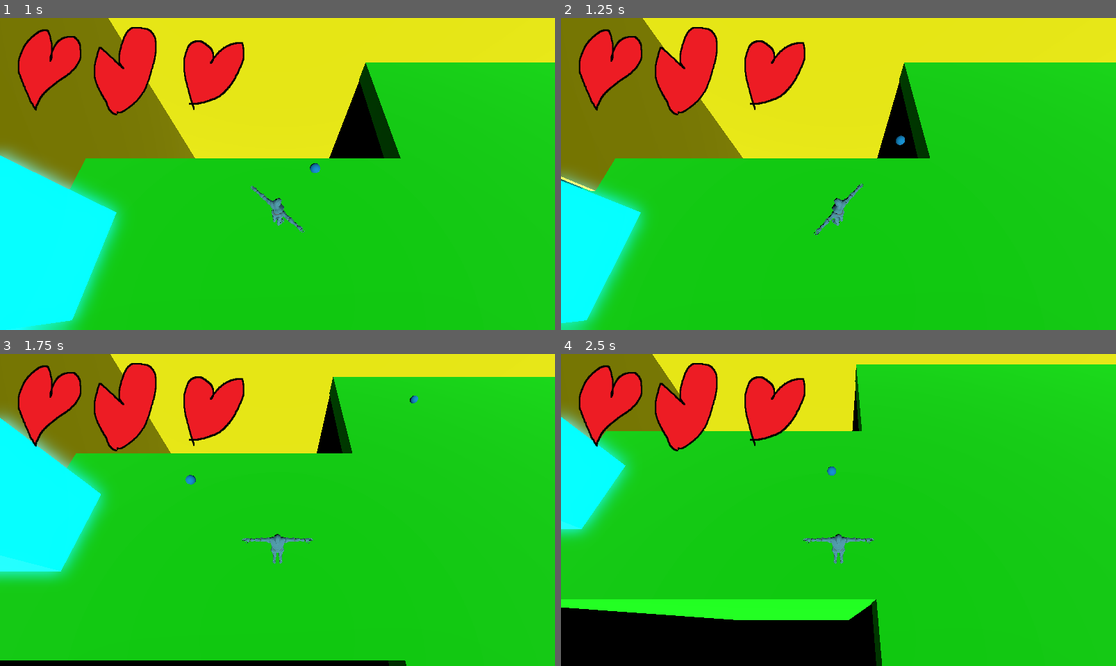
Above: before the commit, frames 1-4 (two rows, left to right).
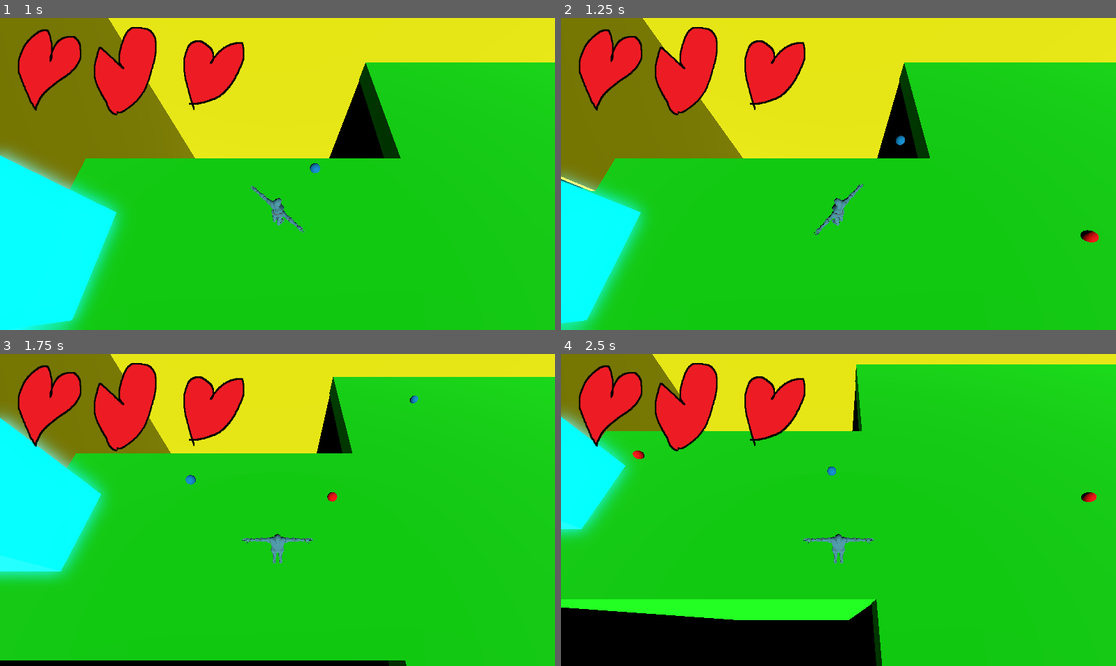
Above: after the commit, the same moments.

Repository: Alvin-Cha/Game-Skripsi
Game: Godot game, scene res://scenes/main/world.tscn
Same seed, same stepped clock (60 frames per second), same inputs: the game is played once before the commit and once after it.
Inputs (mouse positions are in pixels of both pictures, inside the frame that each line leads up to):
- Up to frame 1 (1 s): tap Enter (ui_accept) at 0.5, 0.77 s; move the mouse to (399, 158) at 0.52 s; hold D from 0.53 s (still down); tap F at 0.6 s; click (399, 158) at 0.67 s
- Up to frame 2 (1.25 s): keep holding D
- Up to frame 3 (1.75 s): move the mouse to (166, 525) at 1.27 s; release D at 1.28 s; hold S from 1.28 s (still down); tap F at 1.35 s; click (166, 525) at 1.42 s; tap Enter (ui_accept) at 1.52 s
- Up to frame 4 (2.5 s): move the mouse to (894, 441) at 2.02 s; release S at 2.03 s; hold D from 2.03 s (still down); tap F at 2.1 s; click (894, 441) at 2.17 s

Frame 1 is identical in both runs. In frame 2, 0.1% of the frame differs, in the area x 93-97%, y 67-72%; in frame 3, less than 0.1%; in frame 4, 0.1%, in the area x 12-97%, y 30-48%.

Commit message:
Revert "Attack Pattern"

Diff:
--- a/scenes/main/world.tscn
+++ b/scenes/main/world.tscn
@@ -125,3 +125,9 @@
 
 [node name="CollisionShape3D" type="CollisionShape3D" parent="Lifts/Lift1" unique_id=123450002]
 shape = SubResource("BoxShape3D_lift1")
+
+[node name="Enemy_NPC" type="Node" parent="." unique_id=344372900]
+
+[node name="Enemy" parent="Enemy_NPC" unique_id=1489694662 node_paths=PackedStringArray("player") instance=ExtResource("2_iubku")]
+transform = Transform3D(1, 0, 0, 0, 1, 0, 0, 0, 1, 4.4256406, 0.63266104, 2.1152194)
+player = NodePath("../../Player")
--- a/scripts/enemyTracking.gd
+++ b/scripts/enemyTracking.gd
@@ -6,37 +6,20 @@
 var shoot_timer: float = 0.0
 var shoot_interval: float = 2.0
 
-var enemy_type: int = 0
-
 # In the Inspector, you must assign the Player node to this slot!
 @export var player: Node3D
 
 func _ready() -> void:
-	enemy_type = randi() % 3
-	if enemy_type == 0:
+	var type = randi() % 3
+	if type == 0:
 		speed = 1.0
 		hp = 4
-		apply_visual_tint(Color(0.2, 0.8, 0.4)) # Green/Teal for slow tanky enemy
-	elif enemy_type == 1:
+	elif type == 1:
 		speed = 2.0
 		hp = 2
-		apply_visual_tint(Color(0.2, 0.6, 1.0)) # Cyan/Blue for normal enemy
 	else:
 		speed = 4.0
 		hp = 1
-		apply_visual_tint(Color(1.0, 0.3, 0.3)) # Red/Orange for fast enemy
-
-func apply_visual_tint(color: Color) -> void:
-	if has_node("CharacterModel"):
-		_apply_color_to_meshes($CharacterModel, color)
-
-func _apply_color_to_meshes(node: Node, color: Color) -> void:
-	if node is MeshInstance3D:
-		var mat = StandardMaterial3D.new()
-		mat.albedo_color = color
-		node.material_override = mat
-	for child in node.get_children():
-		_apply_color_to_meshes(child, color)
 
 func _physics_process(delta: float) -> void:
 	# Add the gravity so the enemy falls to the floor
@@ -85,33 +68,15 @@
 	if not player:
 		return
 
+	var bullet = BULLET_SCENE.instantiate()
+	get_parent().add_child(bullet)
+
+	# Start bullet slightly elevated
+	bullet.position = global_position + Vector3(0, 1.0, 0)
+
+	# Aim at player
 	var aim_target = player.global_position + Vector3(0, 1.0, 0) # Aim at center of player
-	var spawn_pos = global_position + Vector3(0, 1.0, 0) # Start bullet slightly elevated
-
-	if enemy_type == 2:
-		# Fast enemy: 3 bullet cluster at 45 degree spread
-		var angles = [-30.0, 0.0, 30.0]
-		for angle in angles:
-			var bullet = BULLET_SCENE.instantiate()
-			get_parent().add_child(bullet)
-			bullet.position = spawn_pos
-
-			var base_dir = spawn_pos.direction_to(aim_target).normalized()
-			bullet.direction = base_dir.rotated(Vector3.UP, deg_to_rad(angle)).normalized()
-	elif enemy_type == 0:
-		# Slow enemy: shoot slow bullet but bigger
-		var bullet = BULLET_SCENE.instantiate()
-		get_parent().add_child(bullet)
-		bullet.position = spawn_pos
-		bullet.direction = spawn_pos.direction_to(aim_target).normalized()
-		bullet.speed = 4.0 # Slower speed (default is 10.0)
-		bullet.scale = Vector3(2.5, 2.5, 2.5) # Bigger bullet
-	else:
-		# Medium enemy: shoot standard single bullet
-		var bullet = BULLET_SCENE.instantiate()
-		get_parent().add_child(bullet)
-		bullet.position = spawn_pos
-		bullet.direction = spawn_pos.direction_to(aim_target).normalized()
+	bullet.direction = bullet.position.direction_to(aim_target).normalized()
 
 func take_damage(amount: int) -> void:
 	hp -= amount
